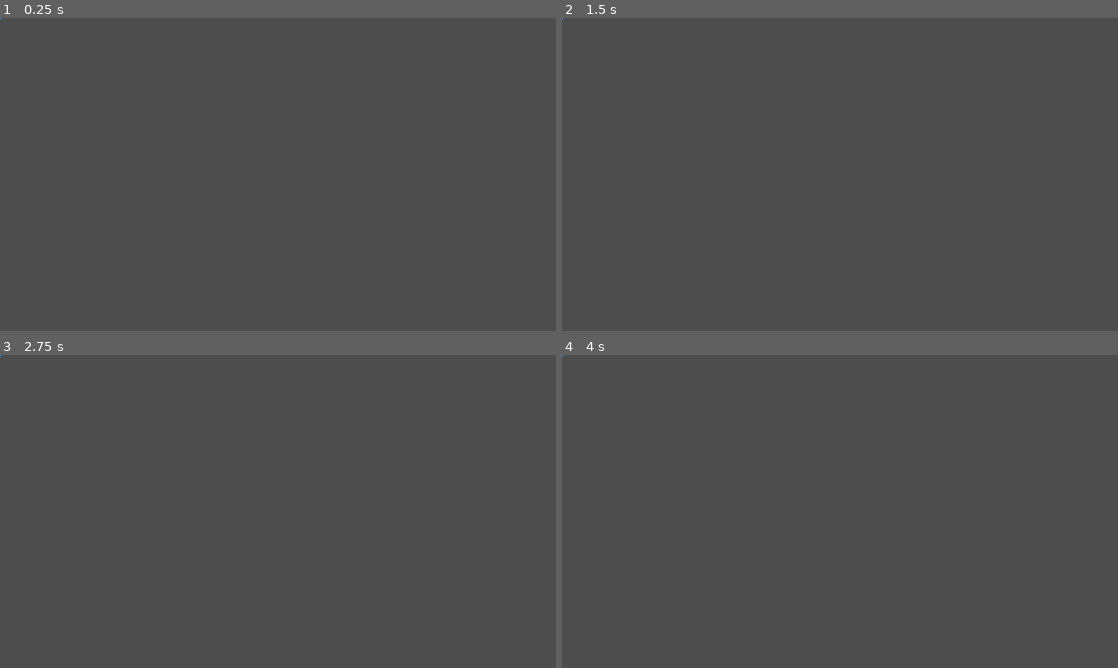
Above: before the commit, frames 1-4 (two rows, left to right).
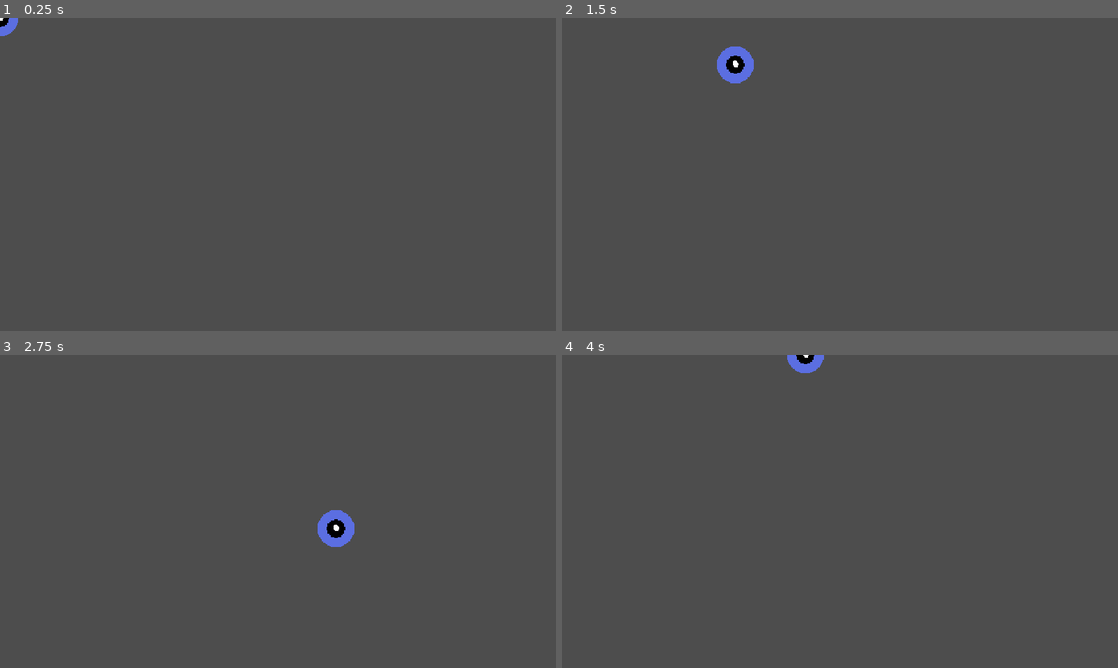
Above: after the commit, the same moments.

Repository: great12theworld/JohnRPGHackClub
Game: Godot game, scene res://playground.tscn
Same seed, same stepped clock (60 frames per second), same inputs: the game is played once before the commit and once after it. The engine's default icon, where the game draws it, is replaced by a stand-in: a white triangle on a blue panel in a dark square.
Inputs (mouse positions are in pixels of both pictures, inside the frame that each line leads up to):
- Up to frame 1 (0.25 s): no input
- Up to frame 2 (1.5 s): tap Enter at 0.5 s; move the mouse to (962, 158) at 0.52 s; hold D (right, bound only after the commit) 0.53-1.28 s; tap Alt at 0.6 s; click (962, 158) at 0.67 s; move the mouse to (728, 190) at 1.27 s; hold S (down, bound only after the commit) from 1.28 s (still down); tap Shift at 1.35 s
- Up to frame 3 (2.75 s): move the mouse to (333, 442) at 2.02 s; release S (down, bound only after the commit) at 2.03 s; hold D (right, bound only after the commit) from 2.03 s (still down); tap Alt at 2.1 s
- Up to frame 4 (4 s): move the mouse to (812, 574) at 2.77 s; release D (right, bound only after the commit) at 2.78 s; hold W (up, bound only after the commit) 2.78-3.53 s; tap Shift at 2.85 s; click (812, 574) at 2.92 s; move the mouse to (1006, 558) at 3.52 s; hold A (left, bound only after the commit) from 3.53 s (still down); tap Alt at 3.6 s

The runs differ from the first frame. In frame 1, 0.2% of the frame differs, in the area x 0-4%, y 0-6%; in frame 2, 0.6%; in frame 3, 0.6%, in the area x 0-64%, y 0-62%; in frame 4, 0.3%.

Commit message:
basic character movement
I got basic character movement down and working.

Diff:
--- /dev/null
+++ b/Scripts/PlayerScripts/PlayerMovement.gd
@@ -0,0 +1,11 @@
+extends CharacterBody2D
+
+@export var speed = 400
+
+func get_input():
+	var input_direction = Input.get_vector("left", "right", "up", "down")
+	velocity = input_direction * speed
+
+func _physics_process(delta):
+	get_input()
+	move_and_slide()
--- a/playground.tscn
+++ b/playground.tscn
@@ -1,16 +1,12 @@
 [gd_scene format=3 uid="uid://dhg3jr7bq1iwy"]
 
-[ext_resource type="Texture2D" uid="uid://gbgausfcgteo" path="res://icon.svg" id="1_rupst"]
-
-[sub_resource type="CircleShape2D" id="CircleShape2D_g4v7s"]
+[ext_resource type="Script" uid="uid://ckt6tcpmfdo6" path="res://Scripts/PlayerScripts/PlayerMovement.gd" id="1_wt17y"]
+[ext_resource type="Texture2D" uid="uid://d4csxb272b5hu" path="res://Assets/PlayerAssets/tempChar1.png" id="2_wt17y"]
 
 [node name="Playground" type="Node2D" unique_id=1359663132]
 
-[node name="CharacterBody2D" type="CharacterBody2D" parent="." unique_id=355219558]
+[node name="CharacterBody2D" type="CharacterBody2D" parent="." unique_id=1311285073]
+script = ExtResource("1_wt17y")
 
-[node name="CollisionShape2D" type="CollisionShape2D" parent="CharacterBody2D" unique_id=65803161]
-shape = SubResource("CircleShape2D_g4v7s")
-
-[node name="Sprite2D" type="Sprite2D" parent="CharacterBody2D" unique_id=1841630496]
-scale = Vector2(0.07421875, 0.07421875)
-texture = ExtResource("1_rupst")
+[node name="Sprite2D" type="Sprite2D" parent="CharacterBody2D" unique_id=572804296]
+texture = ExtResource("2_wt17y")
--- a/project.godot
+++ b/project.godot
@@ -17,6 +17,8 @@
 
 [display]
 
+window/size/viewport_width=960
+window/size/viewport_height=540
 window/stretch/mode="canvas_items"
 window/stretch/aspect="expand"
 
@@ -24,12 +26,41 @@
 
 enabled=PackedStringArray("res://addons/godot_super-wakatime/plugin.cfg")
 
+[input]
+
+up={
+"deadzone": 0.2,
+"events": [Object(InputEventKey,"resource_local_to_scene":false,"resource_name":"","device":-1,"window_id":0,"alt_pressed":false,"shift_pressed":false,"ctrl_pressed":false,"meta_pressed":false,"pressed":false,"keycode":0,"physical_keycode":87,"key_label":0,"unicode":119,"location":0,"echo":false,"script":null)
+, Object(InputEventKey,"resource_local_to_scene":false,"resource_name":"","device":-1,"window_id":0,"alt_pressed":false,"shift_pressed":false,"ctrl_pressed":false,"meta_pressed":false,"pressed":false,"keycode":0,"physical_keycode":4194320,"key_label":0,"unicode":0,"location":0,"echo":false,"script":null)
+]
+}
+down={
+"deadzone": 0.2,
+"events": [Object(InputEventKey,"resource_local_to_scene":false,"resource_name":"","device":-1,"window_id":0,"alt_pressed":false,"shift_pressed":false,"ctrl_pressed":false,"meta_pressed":false,"pressed":false,"keycode":0,"physical_keycode":83,"key_label":0,"unicode":115,"location":0,"echo":false,"script":null)
+, Object(InputEventKey,"resource_local_to_scene":false,"resource_name":"","device":-1,"window_id":0,"alt_pressed":false,"shift_pressed":false,"ctrl_pressed":false,"meta_pressed":false,"pressed":false,"keycode":0,"physical_keycode":4194322,"key_label":0,"unicode":0,"location":0,"echo":false,"script":null)
+]
+}
+left={
+"deadzone": 0.2,
+"events": [Object(InputEventKey,"resource_local_to_scene":false,"resource_name":"","device":-1,"window_id":0,"alt_pressed":false,"shift_pressed":false,"ctrl_pressed":false,"meta_pressed":false,"pressed":false,"keycode":0,"physical_keycode":65,"key_label":0,"unicode":97,"location":0,"echo":false,"script":null)
+, Object(InputEventKey,"resource_local_to_scene":false,"resource_name":"","device":-1,"window_id":0,"alt_pressed":false,"shift_pressed":false,"ctrl_pressed":false,"meta_pressed":false,"pressed":false,"keycode":0,"physical_keycode":4194319,"key_label":0,"unicode":0,"location":0,"echo":false,"script":null)
+]
+}
+right={
+"deadzone": 0.2,
+"events": [Object(InputEventKey,"resource_local_to_scene":false,"resource_name":"","device":-1,"window_id":0,"alt_pressed":false,"shift_pressed":false,"ctrl_pressed":false,"meta_pressed":false,"pressed":false,"keycode":0,"physical_keycode":68,"key_label":0,"unicode":100,"location":0,"echo":false,"script":null)
+, Object(InputEventKey,"resource_local_to_scene":false,"resource_name":"","device":-1,"window_id":0,"alt_pressed":false,"shift_pressed":false,"ctrl_pressed":false,"meta_pressed":false,"pressed":false,"keycode":0,"physical_keycode":4194321,"key_label":0,"unicode":0,"location":0,"echo":false,"script":null)
+]
+}
+
 [physics]
 
 3d/physics_engine="Jolt Physics"
 
 [rendering]
 
+textures/canvas_textures/default_texture_filter=0
 rendering_device/driver.windows="d3d12"
 renderer/rendering_method="gl_compatibility"
 renderer/rendering_method.mobile="gl_compatibility"
+2d/snap/snap_2d_transforms_to_pixel=true
Binary file added: Assets/PlayerAssets/tempChar.aseprite
Binary file added: Assets/PlayerAssets/tempChar1.png
Not shown, added: Assets/PlayerAssets/tempChar1.png.import
Binary file added: Assets/PlayerAssets/tempChar2.png
Not shown, added: Assets/PlayerAssets/tempChar2.png.import
Binary file added: Assets/PlayerAssets/tempChar3.png
Not shown, added: Assets/PlayerAssets/tempChar3.png.import
Binary file added: Assets/PlayerAssets/tempChar4.png
Not shown, added: Assets/PlayerAssets/tempChar4.png.import
Binary file added: Assets/PlayerAssets/tempChar5.png
Not shown, added: Assets/PlayerAssets/tempChar5.png.import
Not shown, added: Scripts/PlayerScripts/PlayerMovement.gd.uid
